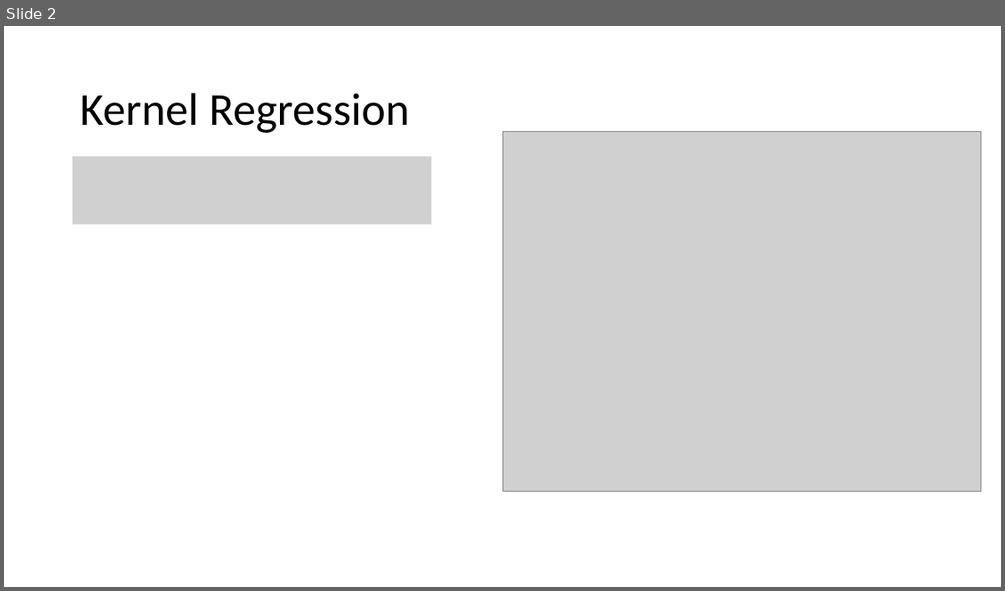
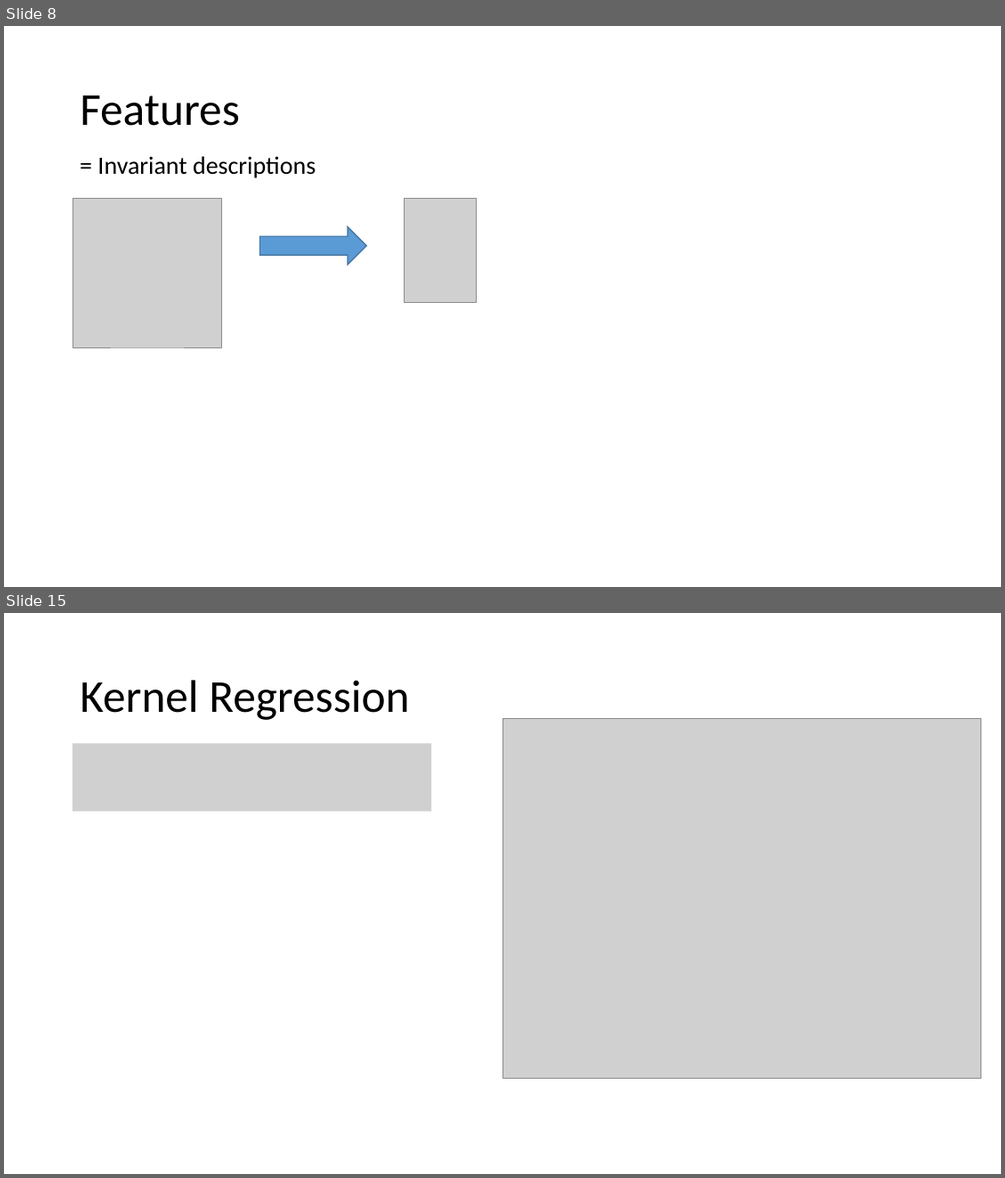
Before and after one commit to MaltheBisbo/learningForces, a slide deck: Presentations/2018-06-01-copenhagen.pptx. Shown one above the other, each under a label of ours: slide 2 before the commit, slides 8 and 15 after it; the slides between them are not shown. The pictures are 1005x591 and 1005x1178 pixels, drawn with LibreOffice and Linux fonts; fonts in the diff are those of the drawing; grey boxes stand for pictures. Boxes give left, top, right and bottom in pixels: in the first picture for what was removed or moved away, otherwise in the second. Text is boxed around its words. In the diff, an @@ line names an element or a change of style, - is before the commit and + after.

```diff
--- a/Presentations/2018-06-01-copenhagen.pptx
+++ b/Presentations/2018-06-01-copenhagen.pptx
@@ slide 8 added at (4,26,1001,587), background #FFFFFF @@
@@ title added at (80,95,239,126), 44 pt, text #000000 @@
+Features
@@ text added at (97,156,316,178), 24 pt, text #000000 @@
+= Invariant descriptions
@@ picture added at (73,198,222,347) @@
@@ picture added at (404,198,477,303) @@
@@ right arrow added at (259,227,367,265), fill #5B9BD5, outline #43739E 1 pt @@
@@ what was slide 2 is now slide 15 @@
```
Also in this commit, not shown: 12 other slides added.
